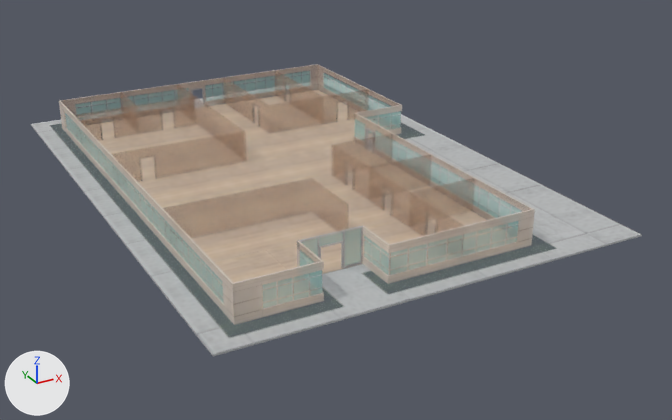
An edit to the FBX model Assets/MayaArt/environment/office4/scenes/office4.fbx, drawn before and after from the same camera.
Both versions are drawn from a 50 mm camera at (-35.5, -73.0, 31.6) aimed at (2.7, -3.5, -3.1). Arrows for +X, +Y and +Z are at lower left; the lights stay in place. Where no turn or scale is listed for an object, it has been applied to the vertices.

The scene before the commit, as lines of its bpy script (objects in view):
```python
me_mesh = bpy.data.meshes.new('Mesh')
me_mesh.from_pydata(...)  # 114 vertices, 194 faces; spans x -18.3..18.3, y -25.7..26.1, z -0.2..0.0
me_mesh.materials.append(mat_office4_mat)
me_mesh_001 = bpy.data.meshes.new('Mesh.001')
me_mesh_001.from_pydata(...)  # 408 vertices, 658 faces; spans x -15.5..15.0, y -22.8..23.3, z -1.5..1.5
me_mesh_001.materials.append(mat_office4_mat)
me_mesh_002 = bpy.data.meshes.new('Mesh.002')
me_mesh_002.from_pydata(...)  # 82 vertices, 62 faces; spans x -15.4..14.9, y -22.7..23.2, z -1.4..1.4
me_mesh_002.materials.append(mat_office4_mat)
me_mesh_003 = bpy.data.meshes.new('Mesh.003')
me_mesh_003.from_pydata(...)  # 344 vertices, 434 faces; spans x -15.4..14.8, y -22.6..23.1, z -1.5..1.5
me_mesh_003.materials.append(mat_office4_mat)
ob_floor = bpy.data.objects.new('floor', me_mesh)
ob_floor.location = (0.0, -0.02, 0.0)
ob_insidewall = bpy.data.objects.new('insidewall', me_mesh_003)
ob_insidewall.location = (-0.19, -0.23, 1.52)
ob_ousidewall = bpy.data.objects.new('ousidewall', me_mesh_001)
ob_ousidewall.location = (-0.19, -0.21, 1.51)
ob_windows_pass1 = bpy.data.objects.new('windows_PASS1', me_mesh_002)
ob_windows_pass1.location = (-0.19, -0.23, 1.53)
```
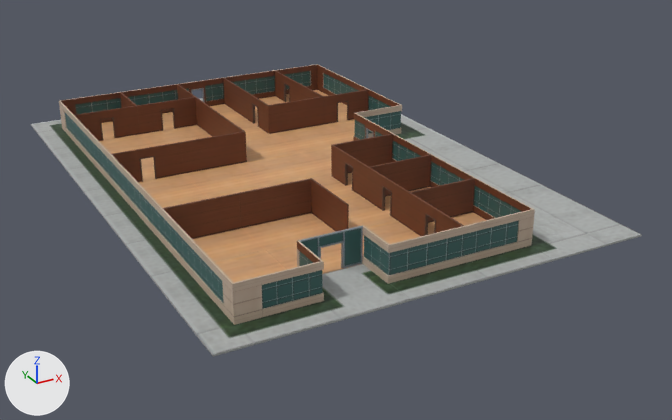
Where the newer file only moved an object's origin or applied its transform, the numbers keep the older frame.

Changed parts and their boxes [x1, y1, x2, y2] in the pictures (672 x 420 px):
```json
{"object": "floor", "change": "surface changed, recoloured", "before": [32, 79, 642, 357], "after": [32, 79, 642, 357]}
{"object": "insidewall", "change": "surface changed, recoloured", "before": [75, 71, 475, 239], "after": [75, 71, 475, 239], "on screen": "beige to brown"}
{"object": "ousidewall", "change": "surface changed, recoloured", "before": [59, 64, 535, 325], "after": [59, 64, 535, 325], "on screen": "grey to brown"}
{"object": "windows_PASS1", "change": "surface changed, recoloured", "before": [65, 71, 522, 309], "after": [65, 71, 522, 309], "on screen": "grey to cyan"}
```

Scene script edits in JSON lines:
```json
{"op": "set", "path": "img_office4_tga", "old": "load_image('office4.tga', '../textures/office4.tga', 256, 256, 'Non-Color')", "new": "load_image('office4.tga', '../textures/office4.tga', 256, 256, 'sRGB')"}
{"op": "add", "block": "mat_office4_mat_002", "code": ["mat_office4_mat_002 = principled_material('office4_mat.002')", "mat_office4_mat_002.texture = img_office4_tga", "mat_office4_mat_002.roughness = 0.553"]}
{"block": "me_mesh", "where": "me_mesh.from_pydata(...)  # 114 vertices, 194 faces; spans x -18.3..18.3, y -25.7..26.1, z -0.2..0.0"}
{"op": "remove", "block": "me_mesh", "code": "me_mesh.materials.append(mat_office4_mat)"}
{"op": "add", "block": "me_mesh", "code": "me_mesh.materials.append(mat_office4_mat_002)  # picture img_office4_tga"}
{"block": "me_mesh_003", "where": "me_mesh_003.from_pydata(...)  # 344 vertices, 434 faces; spans x -15.4..14.8, y -22.6..23.1, z -1.5..1.5"}
{"op": "remove", "block": "me_mesh_003", "code": "me_mesh_003.materials.append(mat_office4_mat)"}
{"op": "add", "block": "me_mesh_003", "code": "me_mesh_003.materials.append(mat_office4_mat_002)  # picture img_office4_tga"}
{"block": "me_mesh_002", "where": "me_mesh_002.from_pydata(...)  # 82 vertices, 62 faces; spans x -15.4..14.9, y -22.7..23.2, z -1.4..1.4"}
{"op": "remove", "block": "me_mesh_002", "code": "me_mesh_002.materials.append(mat_office4_mat)"}
{"op": "add", "block": "me_mesh_002", "code": "me_mesh_002.materials.append(mat_office4_mat_002)  # picture img_office4_tga"}
{"block": "me_mesh_001", "where": "me_mesh_001.from_pydata(...)  # 408 vertices, 658 faces; spans x -15.5..15.0, y -22.8..23.3, z -1.5..1.5"}
{"op": "remove", "block": "me_mesh_001", "code": "me_mesh_001.materials.append(mat_office4_mat)"}
{"op": "add", "block": "me_mesh_001", "code": "me_mesh_001.materials.append(mat_office4_mat_002)  # picture img_office4_tga"}
```
